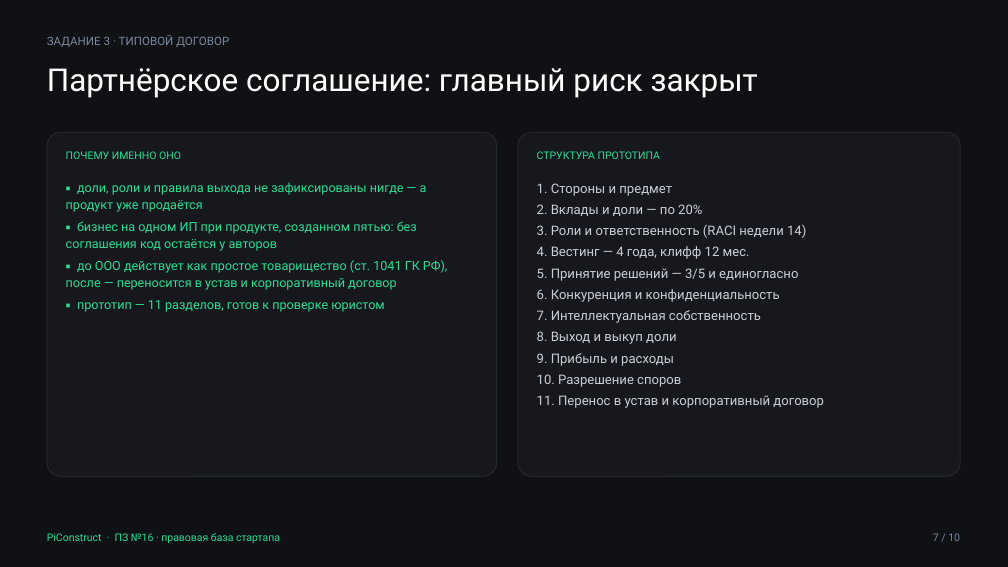
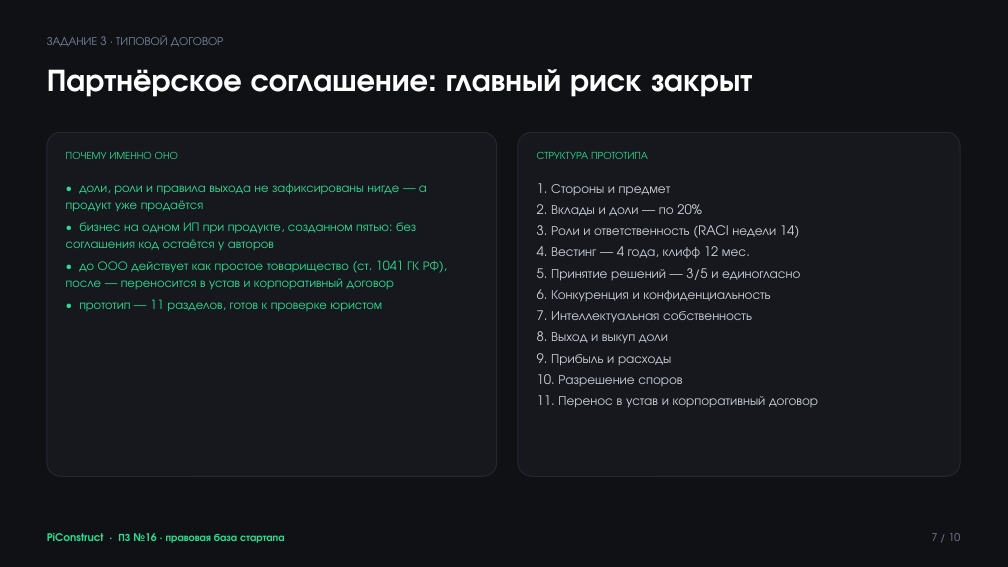
Before and after one commit to Eaglet12IQ/startup-team-1, a slide deck: slide 7 of READMEs/sem_7/week8/attachments/PiConstruct_Правовая_база.pptx. Drawn at 1008x567 pixels with LibreOffice and Linux fonts; fonts in the diff are those of the drawing. Boxes give left, top, right and bottom in pixels: in the first picture for what was removed or moved away, otherwise in the second. Text is boxed around its words. In the diff, an @@ line names an element or a change of style, - is before the commit and + after.

Commit message:
fix: switch week 8 presentation to Rubik per design system

```diff
--- a/READMEs/sem_7/week8/attachments/PiConstruct_Правовая_база.pptx
+++ b/READMEs/sem_7/week8/attachments/PiConstruct_Правовая_база.pptx
@@ text "Партнёрское соглашение: главный риск закрыт" at (x1=47, y1=69, x2=752, y2=97): font Roboto to TeX Gyre Adventor, bold on @@
@@ font Roboto to TeX Gyre Adventor in 5 elements at (x1=47, y1=35, x2=224, y2=47), (x1=932, y1=533, x2=961, y2=541), (x1=66, y1=152, x2=178, y2=159), (x1=537, y1=152, x2=648, y2=159), (x1=537, y1=183, x2=818, y2=408) @@
@@ text at (x1=66, y1=183, x2=439, y2=311): text changed; font Roboto to TeX Gyre Adventor @@
-▪ доли, роли и правила выхода не зафиксированы нигде — а продукт уже продаётся
-▪ бизнес на одном ИП при продукте, созданном пятью: без соглашения код остаётся у авторов
-▪ до ООО действует как простое товарищество (ст. 1041 ГК РФ), после — переносится в устав и корпоративный договор
-▪ прототип — 11 разделов, готов к проверке юристом
+• доли, роли и правила выхода не зафиксированы нигде — а продукт уже продаётся
+• бизнес на одном ИП при продукте, созданном пятью: без соглашения код остаётся у авторов
+• до ООО действует как простое товарищество (ст. 1041 ГК РФ), после — переносится в устав и корпоративный договор
+• прототип — 11 разделов, готов к проверке юристом
@@ text "PiConstruct · ПЗ №16 · ..." at (x1=47, y1=533, x2=285, y2=543): font Roboto to TeX Gyre Adventor, bold on @@
```
Also in this commit, not shown: 9 other slides changed, 10 other files.
